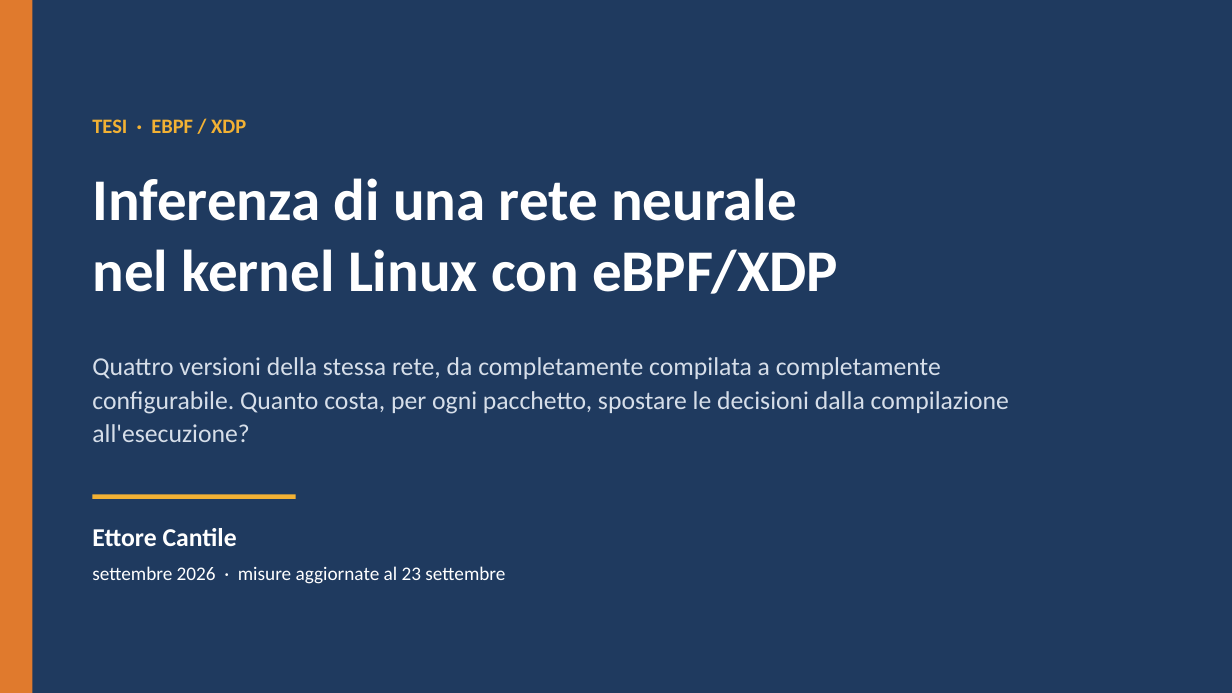
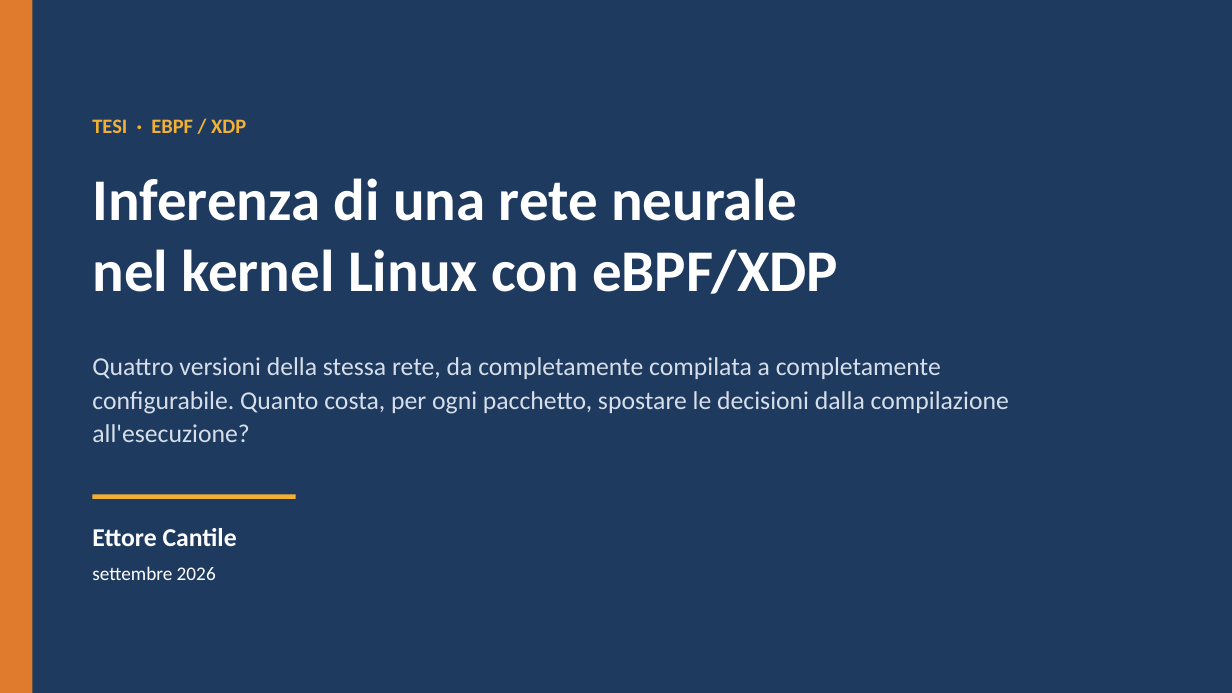
Before and after one commit to ettore-cantile/ipa_lab, a slide deck: slide 1 of docs/Inferenza di una rete neurale nel kernel Linux con eBPF XDP.pptx. Drawn at 1232x693 pixels with LibreOffice and Linux fonts; fonts in the diff are those of the drawing. Boxes give left, top, right and bottom in pixels: in the first picture for what was removed or moved away, otherwise in the second. Text is boxed around its words. In the diff, an @@ line names an element or a change of style, - is before the commit and + after.

```diff
--- a/docs/Inferenza di una rete neurale nel kernel Linux con eBPF XDP.pptx
+++ b/docs/Inferenza di una rete neurale nel kernel Linux con eBPF XDP.pptx
@@ text at bbox=[92, 566, 216, 580]: text changed @@
-settembre 2026 · misure aggiornate al 23 settembre
+settembre 2026
```
Also in this commit, not shown: 4 other slides changed, 1 slide removed, 6 other files.
